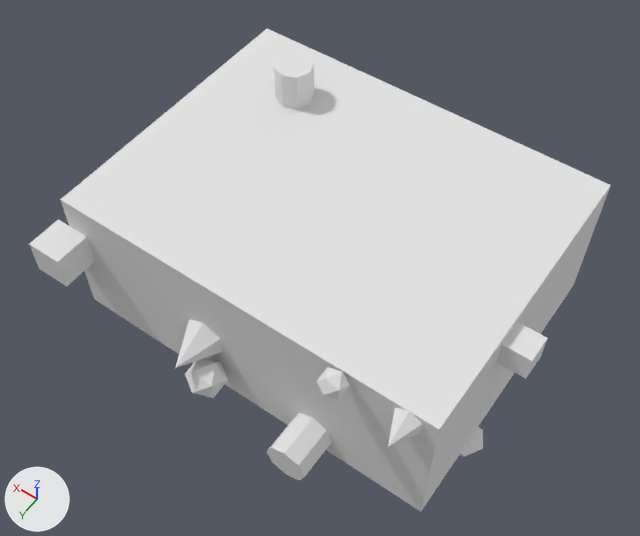
The glTF model public/Objects/object02_low.glb: old version first, new version second.
One viewpoint serves both versions: a camera (50 mm lens) standing at (-2.02, 3.0, 4.39) and looking at (0.0, 0.18, -0.05). The axes (+X, +Y, +Z) are drawn at lower left. The lights are the same throughout. The older version comes first. Vertices at exactly the same position are counted once.

Objects in the first picture: 'object02_low'.
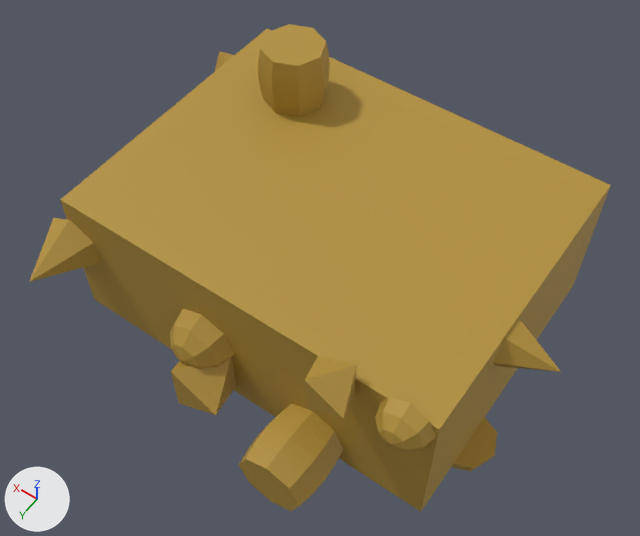
Pixel boxes [x1, y1, x2, y2] of what changed, in the pictures (640 x 536 px; the box of a moved part takes in the faces that stretch with it):
```json
{"object": "object02_low", "change": "recoloured, reshaped", "before": [29, 29, 611, 512], "after": [29, 24, 611, 512], "on screen": "darker"}
{"part": 1, "of": "me_cube_012", "change": "added", "after": [29, 218, 100, 282]}
{"part": 2, "of": "me_cube_012", "change": "moved or reshaped", "before": [175, 320, 222, 368], "on screen": "not visible afterwards"}
{"part": 3, "of": "me_cube_012", "change": "added", "after": [493, 318, 561, 372], "on screen": "yellow"}
{"part": 4, "of": "me_cube_012", "change": "rebuilt", "after": [214, 51, 234, 72], "on screen": "not visible before"}
{"part": 5, "of": "me_cube_012", "change": "rebuilt", "before": [185, 358, 228, 398], "after": [171, 357, 236, 415]}
{"part": 6, "of": "me_cube_012", "change": "rebuilt", "before": [459, 427, 483, 456], "after": [451, 417, 497, 471], "on screen": "88% wider, 83% taller"}
{"part": 7, "of": "me_cube_012", "change": "added", "after": [258, 24, 330, 117]}
{"part": 8, "of": "me_cube_012", "change": "added", "after": [239, 403, 343, 511]}
{"part": 9, "of": "me_cube_012", "change": "added", "after": [375, 396, 436, 452]}
{"part": 10, "of": "me_cube_012", "change": "added", "after": [170, 309, 234, 369]}
{"part": 11, "of": "me_cube_012", "change": "deleted", "before": [29, 52, 548, 480]}
{"part": 12, "of": "me_cube_012", "change": "moved or reshaped", "before": [388, 407, 422, 447], "after": [304, 356, 356, 419]}
```

Scene script edits in JSON lines:
```json
{"op": "set", "path": "mat_mat_object02_low.base_color", "old": "(0.78, 0.78, 0.78)", "new": "(0.45, 0.28, 0.04)", "note": "white #e5e5e5 -> yellow #b39038"}
{"block": "me_cube_012", "where": "# used by ob_object02_low; location = (0.0, 0.0, 0.0)"}
{"op": "remove", "block": "me_cube_012", "code": "me_cube_012.from_pydata(...)  # 129 vertices, 206 faces; spans x -1.48..1.53, y -1.19..1.28, z -0.75..0.76"}
{"op": "add", "block": "me_cube_012", "code": "me_cube_012.from_pydata(...)  # 213 vertices, 374 faces; spans x -1.62..1.57, y -1.34..1.43, z -0.87..0.91"}
{"block": "me_cube_012", "change": "me_cube_012 part 1: a new loose piece, a 6-sided cone pointing to +y spanning x 1.1..1.44, y 1.0..1.4, z -0.06..0.34, in mat_mat_object02_low (yellow #b39038)"}
{"block": "me_cube_012", "change": "me_cube_012 part 2: the loose piece of 7 vertices spanning x 0.13..0.37, y 1.0..1.28, z -0.17..0.11 is turned 180 degrees about the x axis through its middle and scaled by 1.22, then moved by (0.75, -2.31, 0.17)"}
{"block": "me_cube_012", "change": "me_cube_012 part 3: a new loose piece, a 6-sided cone pointing to -x spanning x -1.62..-1.3, y 0.09..0.41, z 0.2..0.48, in mat_mat_object02_low (yellow #b39038)"}
{"block": "me_cube_012", "change": "me_cube_012 part 4: the loose piece of 12 vertices spanning x 1.3..1.53, y -0.88..-0.68, z 0.02..0.23 is rebuilt with 6 vertices and now spans x 1.3..1.57, y -0.95..-0.61, z -0.06..0.32"}
{"block": "me_cube_012", "change": "me_cube_012 part 5: the loose piece of 12 vertices spanning x 0.04..0.28, y 1.0..1.27, z -0.35..-0.12 is rebuilt with 6 vertices and now spans x -0.05..0.37, y 1.0..1.3, z -0.42..-0.05"}
{"block": "me_cube_012", "change": "me_cube_012 part 6: the loose piece of 7 vertices spanning x -1.4..-1.14, y 0.33..0.55, z -0.75..-0.5 is rebuilt with 25 vertices and now spans x -1.47..-1.07, y 0.24..0.65, z -0.7..-0.5"}
{"block": "me_cube_012", "change": "me_cube_012 part 7: a new loose piece of 42 vertices spanning x 0.49..0.95, y -0.77..-0.31, z 0.5..0.91, in mat_mat_object02_low (yellow #b39038)"}
{"block": "me_cube_012", "change": "me_cube_012 part 8: a new loose piece of 42 vertices spanning x -0.78..-0.29, y 1.0..1.43, z -0.58..-0.1, in mat_mat_object02_low (yellow #b39038)"}
{"block": "me_cube_012", "change": "me_cube_012 part 9: a new loose piece of 25 vertices spanning x -1.29..-0.96, y 1.0..1.16, z 0.25..0.58, in mat_mat_object02_low (yellow #b39038)"}
{"block": "me_cube_012", "change": "me_cube_012 part 10: a new loose piece of 25 vertices spanning x 0.03..0.47, y 1.0..1.22, z -0.25..0.19, in mat_mat_object02_low (yellow #b39038)"}
{"block": "me_cube_012", "change": "me_cube_012 part 11: 7 loose pieces with 76 vertices, spanning x -1.48..1.39, y -1.19..1.27, z -0.72..0.76, are deleted"}
{"block": "me_cube_012", "change": "me_cube_012 part 12"}
{"block": "me_cube_012", "change": "7 vertices are removed from x -1.21..-1.05, y 1.0..1.19, z 0.32..0.51"}
{"block": "me_cube_012", "change": "10 faces are deleted"}
{"block": "me_cube_012", "change": "6 vertices are added at (-0.57, 1.0, 0.5), (-0.81, 1.0, 0.36), (-0.81, 1.0, 0.63), (-0.65, 1.22, 0.36), (-0.89, 1.22, 0.5), (-0.65, 1.22, 0.63)"}
{"block": "me_cube_012", "change": "8 new faces join them"}
{"block": "me_cube_012", "change": "other edits to the shape of me_cube_012 do not show in these pictures"}
```
